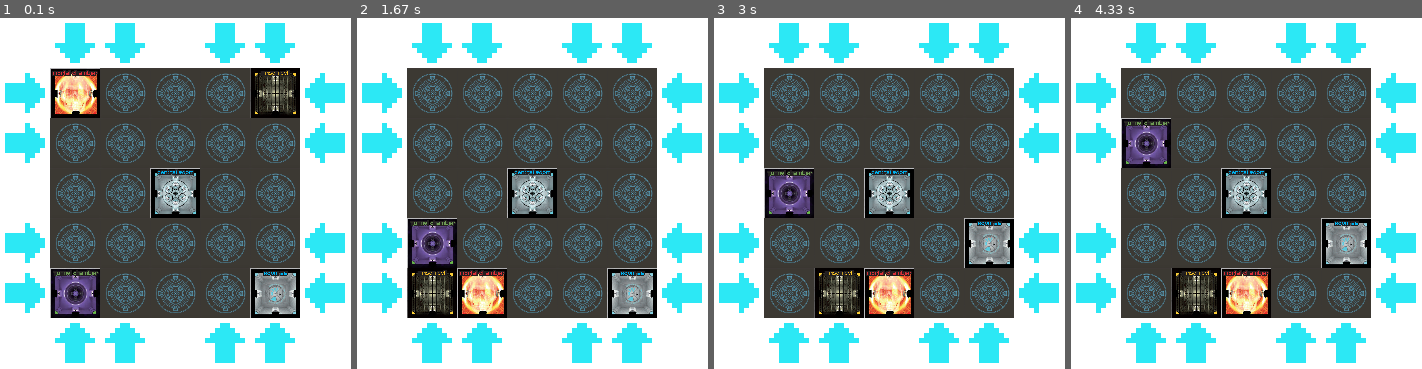
Above: before the commit, frames 1-4 (left to right).
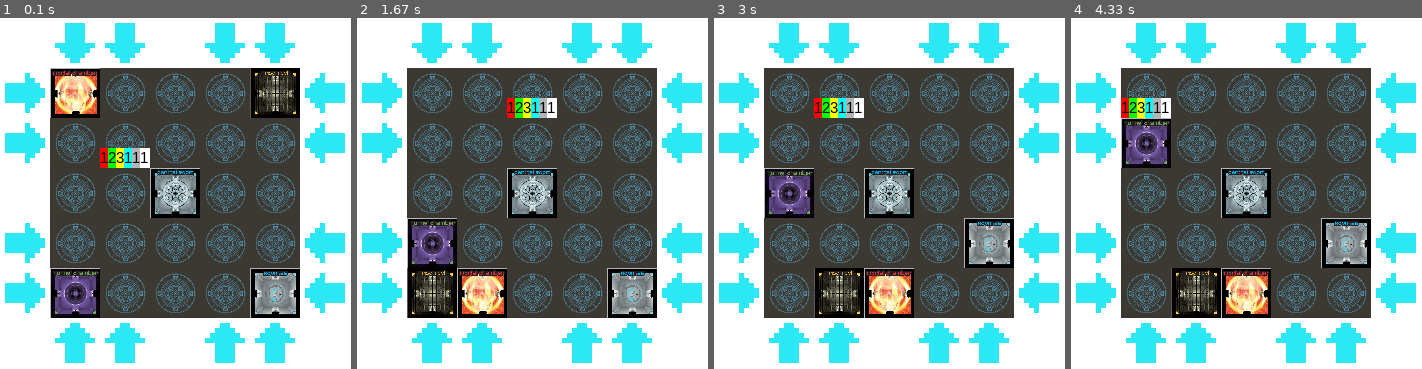
Above: after the commit, the same moments.

Repository: Tagchen7/Room25
Game: pygame game, started from Game/__main__.py
Same seed, same stepped clock (60 frames per second), same inputs: the game is played once before the commit and once after it.
Inputs (mouse positions are in pixels of both pictures, inside the frame that each line leads up to):
- Up to frame 1 (0.1 s): no input
- Up to frame 2 (1.67 s): click (381, 91) at 0.38 s; click (430, 344) at 0.72 s; click (483, 344) at 1.05 s; click (381, 91) at 1.38 s
- Up to frame 3 (3 s): click (1026, 84) at 1.72 s; click (984, 323) at 2.05 s; click (738, 291) at 2.38 s; click (787, 344) at 2.72 s
- Up to frame 4 (4.33 s): click (1197, 344) at 3.05 s; click (1144, 344) at 3.38 s; click (1197, 42) at 3.72 s; click (1397, 91) at 4.05 s

The runs differ from the first frame. In frame 1, 0.8% of the frame differs, in the area x 28-43%, y 37-43%; in frame 2, 0.8%; in frame 3, 0.8%; in frame 4, 0.8%.

Commit message:
draw color info

Diff:
--- a/Game/GameLogic/entity.py
+++ b/Game/GameLogic/entity.py
@@ -1,12 +1,37 @@
 # Contains definitions for game entities like Player, Enemy, Projectile, etc.
+from sre_parse import WHITESPACE
 import pygame
+
+# Define some colors
+RED = (255, 0, 0)
+GREEN = (0, 255, 0)
+YELLOW = (255, 255, 0)
+BLUE = (0, 255, 255)
+GREY = (180, 180, 180)
+WHITE = (255, 255, 255)
+
+def get_color_name(color=GREY):
+    if color == RED:
+        return "Red"
+    elif color == GREEN:
+        return "Green"
+    elif color == YELLOW:
+        return "Yellow"
+    elif color == BLUE:
+        return "Blue"
+    elif color == WHITE:
+        return "White"
+    elif color == GREY:
+        return "Grey"
+    else:
+        return "Unknown"
 
 class Player:
     total_amount = 0
 
     def __init__(self, color):
         self.color = color
-        self.total_amount += 1
+        Player.total_amount += 1
         self.index = self.total_amount
         self.name = self.reset_name()
 
@@ -16,14 +41,9 @@
     def set_name(self, new_name):
         self.name = new_name
 
-class Info:
-    def __init__(self, player, color):
-        self.player = player
-        self.color = color
-
-class Room(pygame.sprite.Sprite):
+class Base_Room(pygame.sprite.Sprite):
     sprite_size = (50, 50)
-    def __init__(self, corner=False, color="grey", number=0):
+    def __init__(self, corner=False, color=GREY, number=0):
         super().__init__()
         self._color = ""
         self._number = 0
@@ -33,8 +53,6 @@
         self.number = number
         self.update_image()
         self.rect = self.image.get_rect()
-        # whenever someone looks at the room, add the info based on what they see
-        self.info = []
 
     @property
     def color(self):
@@ -58,11 +76,8 @@
         if self.name() == "Unknown":
             self.image = pygame.image.load("Game/Assets/Unknown.png")
         else:
-            self.image = pygame.image.load(f"Game/Assets/{self.color.capitalize()}_{self.number}.png")
+            self.image = pygame.image.load(f"Game/Assets/{get_color_name(self.color)}_{self.number}.png")
         self.image = pygame.transform.scale(self.image, self.sprite_size)
-
-    def add_info(self, person, color):
-        self.info.append(Info(person, color))
 
     def __repr__(self) -> str:
         if self.number > 0:
@@ -71,38 +86,77 @@
 
     def name(self):
         # name is organised by a (color, number) tuple
-        names = {("blue", 1): "Central",
-                 ("blue", 2): "Exit",
-                 ("blue", 3): "Key",
-                 ("green", 1): "Empty",
-                 ("green", 2): "Vision",
-                 ("green", 3): "Swapping",
-                 ("green", 4): "Shifting",
-                 ("green", 5): "Portal",
-                 ("green", 6): "Regeneration",
-                 ("green", 7): "Robot",
-                 ("red", 1): "Acid",
-                 ("red", 2): "Death",
-                 ("red", 3): "Trap",
-                 ("red", 4): "Flooded",
-                 ("red", 5): "Shredder",
-                 ("red", 6): "Timer",
-                 ("red", 7): "Paranoia",
-                 ("red", 8): "Illusion",
-                 ("yellow", 1): "Vortex",
-                 ("yellow", 2): "Prison",
-                 ("yellow", 3): "Cold",
-                 ("yellow", 4): "Dark",
-                 ("yellow", 5): "Pivot",
-                 ("yellow", 6): "Jamming",
-                 ("yellow", 7): "M.A.C.",
-                 ("yellow", 8): "Mirror"
+        names = {(BLUE, 1): "Central",
+                 (BLUE, 2): "Exit",
+                 (BLUE, 3): "Key",
+                 (GREEN, 1): "Empty",
+                 (GREEN, 2): "Vision",
+                 (GREEN, 3): "Swapping",
+                 (GREEN, 4): "Shifting",
+                 (GREEN, 5): "Portal",
+                 (GREEN, 6): "Regeneration",
+                 (GREEN, 7): "Robot",
+                 (RED, 1): "Acid",
+                 (RED, 2): "Death",
+                 (RED, 3): "Trap",
+                 (RED, 4): "Flooded",
+                 (RED, 5): "Shredder",
+                 (RED, 6): "Timer",
+                 (RED, 7): "Paranoia",
+                 (RED, 8): "Illusion",
+                 (YELLOW, 1): "Vortex",
+                 (YELLOW, 2): "Prison",
+                 (YELLOW, 3): "Cold",
+                 (YELLOW, 4): "Dark",
+                 (YELLOW, 5): "Pivot",
+                 (YELLOW, 6): "Jamming",
+                 (YELLOW, 7): "M.A.C.",
+                 (YELLOW, 8): "Mirror"
                  }
         return names.get((self.color, self.number), "Unknown")
 
-
-    def draw(self, surface):
-        surface.blit(self.image, self.rect)
+    def draw(self, surface):
+        surface.blit(self.image, self.rect)
+
+class Info(pygame.sprite.Sprite):
+    sprite_size = (50, 20)
+    def __init__(self, player, color):
+        super().__init__()
+        self.player = player
+        self.color = color
+        self.image = pygame.image.load(f"Game/Assets/Color.png")
+        self.image = pygame.transform.scale(self.image, self.sprite_size)
+        self.update_image()
+        self.rect = self.image.get_rect()
+
+    def __repr__(self):
+        return f"{self.player}:{self.color}"
+
+    def update_image(self):
+        self.image.fill(self.color)
+
+    def draw(self, surface):
+        self.update_image()
+        surface.blit(self.image, self.rect)
+        text = pygame.font.SysFont('arial', 15).render(f"{self.player.index}", True, (0,0,0))
+        surface.blit(text, (self.rect.x + self.rect.width/2 - text.get_width()/2, self.rect.y + self.rect.height/2 - text.get_height()/2))
+
+class Room(Base_Room):
+    sprite_size = (50, 50)
+    def __init__(self, corner=False, color=GREY, number=0):
+        super().__init__(corner=False, color=GREY, number=0)
+        # whenever someone looks at the room, add the info based on what they see
+        self.info = []
+
+    def add_info(self, person, color):
+        self.info.append(Info(person, color))
+
+    def draw(self, surface):
+        surface.blit(self.image, self.rect)
+        for i, info in enumerate(self.info):
+            info.rect.width = self.sprite_size[1] / len(self.info)
+            info.rect.bottomleft = (self.rect.bottomleft[0] + i * info.rect.width, self.rect.bottomleft[1])
+            info.draw(surface)
 
 class Shift_Arrow(pygame.sprite.Sprite):
     sprite_size = (50, 50)
@@ -134,7 +188,7 @@
                 corner = (abs(cx) == abs(cy) and abs(cx) != 1) or (cx!=0 and cy!=0)
                 self.rooms[(x, y)] = Room(corner=corner)
                 if cx == 0 and cy == 0:
-                    self.rooms[(x, y)].color = "blue"
+                    self.rooms[(x, y)].color = BLUE
                     self.rooms[(x, y)].number = 1
         self.arrows = []
         for i in range(self.size):
--- a/Game/GameLogic/game.py
+++ b/Game/GameLogic/game.py
@@ -5,11 +5,18 @@
     def __init__(self):
         self.players = []
         self.grid = entity.Grid()
-        self.grid.rooms[(0, 0)].color = "red"
+        self.grid.rooms[(0, 0)].color = entity.RED
         self.grid.rooms[(0, 0)].number = 2
-        self.grid.rooms[(4, 0)].color = "yellow"
+        self.grid.rooms[(4, 0)].color = entity.YELLOW
         self.grid.rooms[(4, 0)].number = 2
-        self.grid.rooms[(0, 4)].color = "green"
+        self.grid.rooms[(0, 4)].color = entity.GREEN
         self.grid.rooms[(0, 4)].number = 5
-        self.grid.rooms[(4, 4)].color = "blue"
+        self.grid.rooms[(4, 4)].color = entity.BLUE
         self.grid.rooms[(4, 4)].number = 2
+        pr = entity.Player("red")
+        self.grid.rooms[(1, 1)].info.append(entity.Info(pr, entity.RED))
+        self.grid.rooms[(1, 1)].info.append(entity.Info(entity.Player("green"), entity.GREEN))
+        self.grid.rooms[(1, 1)].info.append(entity.Info(entity.Player("brown"), entity.YELLOW))
+        self.grid.rooms[(1, 1)].info.append(entity.Info(pr, entity.BLUE))
+        self.grid.rooms[(1, 1)].info.append(entity.Info(pr, entity.GREY))
+        self.grid.rooms[(1, 1)].info.append(entity.Info(pr, entity.WHITE))
Binary file added: Game/Assets/Color.png
